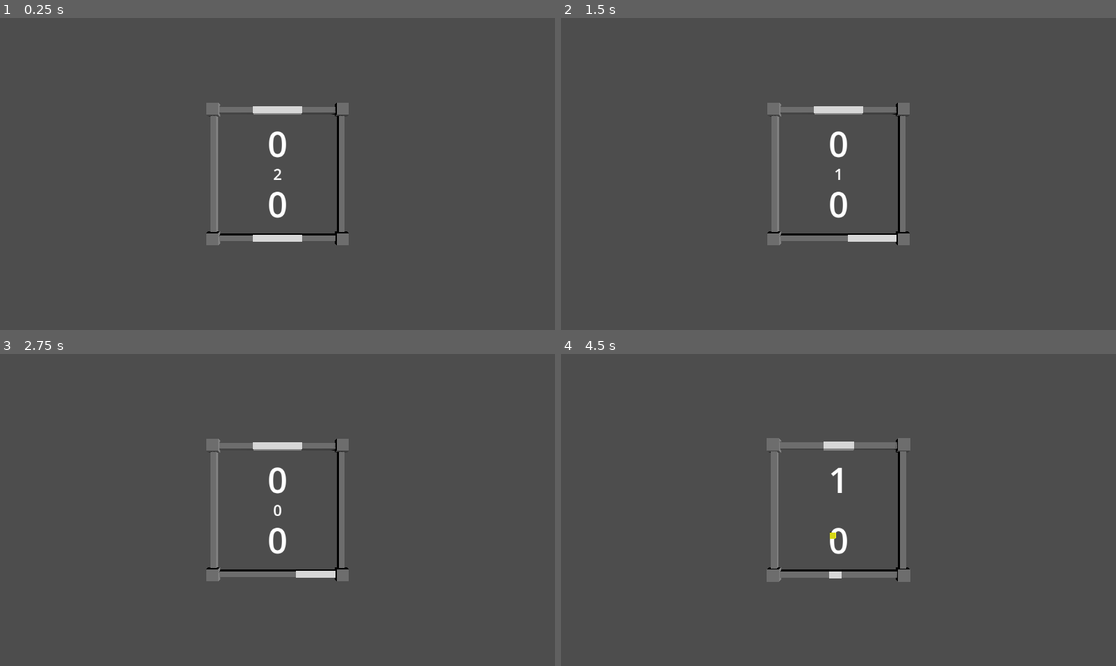
Above: before the commit, frames 1-4 (two rows, left to right).
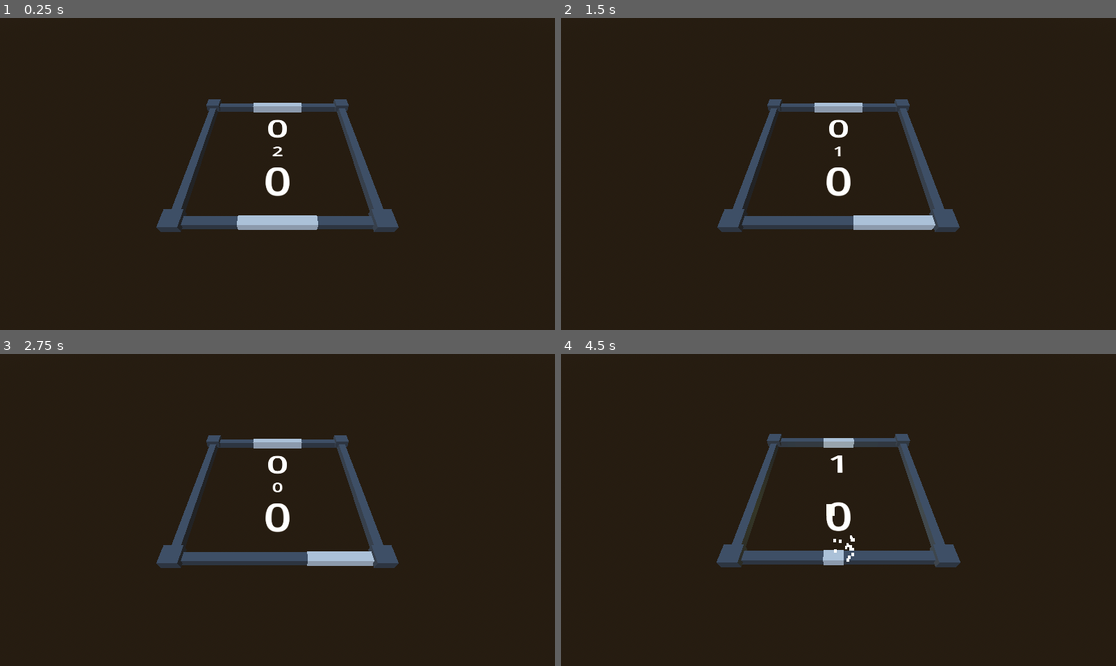
Above: after the commit, the same moments.

Repository: wangbinyq/prototypes
Game: Godot game, scene res://paddle-square/PaddleSquare.tscn
Same seed, same stepped clock (60 frames per second), same inputs: the game is played once before the commit and once after it.
Inputs:
- Up to frame 1 (0.25 s): no input
- Up to frame 2 (1.5 s): tap Enter at 0.5 s; hold Right (ui_right) 0.53-1.28 s; hold Left (ui_left) from 1.28 s (still down)
- Up to frame 3 (2.75 s): release Left (ui_left) at 2.03 s; hold Right (ui_right) from 2.03 s (still down)
- Up to frame 4 (4.5 s): tap Space at 3.5 s; release Right (ui_right) at 3.53 s; hold Left (ui_left) from 3.53 s (still down)

The runs differ from the first frame. In frame 1, 100% of the frame differs, in the area x 0-100%, y 0-100%; in frame 2, 100%; in frame 3, 100%; in frame 4, 100%.

Commit message:
feat(paddle-square): add bounce particle effects and lighting to ball

Diff:
--- a/paddle-square/PaddleSquare.tscn
+++ b/paddle-square/PaddleSquare.tscn
@@ -1,12 +1,69 @@
-[gd_scene load_steps=6 format=3 uid="uid://br4d3b1ls0oab"]
+[gd_scene load_steps=19 format=3 uid="uid://br4d3b1ls0oab"]
 
 [ext_resource type="PackedScene" uid="uid://du0aoxpxyms7g" path="res://paddle-square/paddle.tscn" id="1_5ebhm"]
 [ext_resource type="Script" uid="uid://dhu75hx4238ge" path="res://paddle-square/PaddleGame.gd" id="1_vsrrr"]
-[ext_resource type="PackedScene" uid="uid://bt15cm6o3d4ca" path="res://paddle-square/ball.tscn" id="2_j8bx3"]
 [ext_resource type="Script" uid="uid://cdbba57331gle" path="res://paddle-square/lively_camera.gd" id="2_mgiss"]
+[ext_resource type="Script" uid="uid://dgu67686ntv18" path="res://paddle-square/ball.gd" id="3_vsrrr"]
+[ext_resource type="Shader" uid="uid://bhv14oygvdg33" path="res://paddle-square/bounce-particles.tres" id="5_0diqx"]
+
+[sub_resource type="ProceduralSkyMaterial" id="ProceduralSkyMaterial_mgiss"]
+sky_horizon_color = Color(0.662243, 0.671743, 0.686743, 1)
+ground_horizon_color = Color(0.662243, 0.671743, 0.686743, 1)
+
+[sub_resource type="Sky" id="Sky_0diqx"]
+sky_material = SubResource("ProceduralSkyMaterial_mgiss")
+
+[sub_resource type="Environment" id="Environment_or8g8"]
+background_mode = 2
+sky = SubResource("Sky_0diqx")
+tonemap_mode = 3
+glow_enabled = true
+glow_blend_mode = 1
+glow_hdr_threshold = 2.5
+glow_hdr_scale = 4.0
 
 [sub_resource type="StandardMaterial3D" id="StandardMaterial3D_5x6pi"]
 albedo_color = Color(0.501961, 0.501961, 0.501961, 1)
+
+[sub_resource type="StandardMaterial3D" id="StandardMaterial3D_5ebhm"]
+shading_mode = 0
+albedo_color = Color(2, 2, 0, 1)
+
+[sub_resource type="BoxMesh" id="BoxMesh_j8bx3"]
+material = SubResource("StandardMaterial3D_5ebhm")
+
+[sub_resource type="Gradient" id="Gradient_mgiss"]
+offsets = PackedFloat32Array(0, 0.106383, 1)
+colors = PackedColorArray(1, 1, 0, 0, 1, 0.894, 0, 1, 1, 0, 0, 0)
+
+[sub_resource type="GradientTexture1D" id="GradientTexture1D_0diqx"]
+gradient = SubResource("Gradient_mgiss")
+
+[sub_resource type="Curve" id="Curve_mgiss"]
+_data = [Vector2(0, 1), 0.0, 0.0, 0, 0, Vector2(1, 0), 0.0, 0.0, 0, 0]
+point_count = 2
+
+[sub_resource type="CurveTexture" id="CurveTexture_0diqx"]
+curve = SubResource("Curve_mgiss")
+
+[sub_resource type="ParticleProcessMaterial" id="ParticleProcessMaterial_or8g8"]
+emission_shape = 3
+emission_box_extents = Vector3(1, 1, 1)
+initial_velocity_min = 2.0
+initial_velocity_max = 4.0
+gravity = Vector3(0, 0, 0)
+scale_min = 0.5
+scale_max = 0.5
+scale_curve = SubResource("CurveTexture_0diqx")
+color_ramp = SubResource("GradientTexture1D_0diqx")
+
+[sub_resource type="ShaderMaterial" id="ShaderMaterial_0diqx"]
+render_priority = 0
+shader = ExtResource("5_0diqx")
+shader_parameter/Intensity = 10.0
+
+[sub_resource type="BoxMesh" id="BoxMesh_or8g8"]
+material = SubResource("ShaderMaterial_0diqx")
 
 [node name="PaddleSquare" type="Node3D" node_paths=PackedStringArray("ball", "top_paddle", "bottom_paddle", "countdown_text", "lively_camera")]
 script = ExtResource("1_vsrrr")
@@ -16,8 +73,12 @@
 countdown_text = NodePath("Countdown")
 lively_camera = NodePath("Camera3D")
 
+[node name="WorldEnvironment" type="WorldEnvironment" parent="."]
+environment = SubResource("Environment_or8g8")
+
 [node name="DirectionalLight3D" type="DirectionalLight3D" parent="."]
 transform = Transform3D(0.149535, -0.661607, 0.734789, 0, 0.743145, 0.669131, -0.988756, -0.100059, 0.111126, 0, 0, 0)
+visible = false
 shadow_enabled = true
 
 [node name="CSGCombiner3D" type="CSGCombiner3D" parent="."]
@@ -56,7 +117,7 @@
 size = Vector3(2, 1, 2)
 
 [node name="Camera3D" type="Camera3D" parent="."]
-transform = Transform3D(1, 0, 0, 0, -4.37114e-08, 1, 0, -1, -4.37114e-08, 0, 33.686, 0)
+transform = Transform3D(1, 0, 0, 0, 0.642788, 0.766044, 0, -0.766044, 0.642788, 0, 19, 20)
 script = ExtResource("2_mgiss")
 
 [node name="TopPaddle" parent="." node_paths=PackedStringArray("score_text") instance=ExtResource("1_5ebhm")]
@@ -71,7 +132,16 @@
 max_extents = 1.0
 score_text = NodePath("../BottomScore")
 
-[node name="Ball" parent="." instance=ExtResource("2_j8bx3")]
+[node name="Ball" type="MeshInstance3D" parent="." node_paths=PackedStringArray("bounce_particle")]
+mesh = SubResource("BoxMesh_j8bx3")
+script = ExtResource("3_vsrrr")
+bounce_particle = NodePath("../Bounce Particle")
+
+[node name="OmniLight3D" type="OmniLight3D" parent="Ball"]
+light_color = Color(1, 1, 0, 1)
+light_energy = 5.0
+omni_range = 100.0
+omni_attenuation = 2.0
 
 [node name="TopScore" type="Label3D" parent="."]
 transform = Transform3D(1, 0, 0, 0, -4.37114e-08, 1, 0, -1, -4.37114e-08, 0, 0, -5)
@@ -92,3 +162,10 @@
 pixel_size = 0.08
 text = "GET READY"
 outline_size = 0
+
+[node name="Bounce Particle" type="GPUParticles3D" parent="."]
+emitting = false
+one_shot = true
+explosiveness = 1.0
+process_material = SubResource("ParticleProcessMaterial_or8g8")
+draw_pass_1 = SubResource("BoxMesh_or8g8")
--- a/paddle-square/ball.gd
+++ b/paddle-square/ball.gd
@@ -6,6 +6,8 @@
 @export_range(0, 100) var start_x_speed := 8.0
 @export_range(0, 100) var constant_y_speed := 10.0
 @export_range(0, 100) var extents := 0.5
+@export var bounce_particle: GPUParticles3D
+@export var bounce_particle_emission := 20
 
 var pos: Vector2
 var velocity: Vector2
@@ -20,12 +22,16 @@
     pos += velocity * delta
 
 func bounce_x(boundary: float):
+    var duration = (pos.x - boundary) / (velocity.x)
     pos.x = 2 * boundary - pos.x
     velocity.x = - velocity.x
+    emit_bounce_particle(boundary, pos.y - velocity.y * duration, 90 if boundary < 0 else 270)
 
 func bounce_y(boundary: float):
+    var duration = (pos.y - boundary) / (velocity.y)
     pos.y = 2 * boundary - pos.y
     velocity.y = - velocity.y
+    emit_bounce_particle(pos.x - velocity.x * duration, boundary, 0 if boundary < 0 else 180)
 
 func start_new_game():
     pos = Vector2(0, 0)
@@ -41,3 +47,9 @@
 func set_x_position_and_speed(start: float, speed_factor: float, delta: float):
     velocity.x = speed_factor * max_x_speed
     pos.x = start + velocity.x * delta
+
+func emit_bounce_particle(x: float, y: float, r: float):
+    bounce_particle.position = Vector3(x, 0, -y)
+    bounce_particle.rotation = Vector3(0, 0, r)
+    bounce_particle.amount = bounce_particle_emission
+    bounce_particle.restart()
--- a/paddle-square/ball.tscn
+++ b/paddle-square/ball.tscn
@@ -1,9 +1,10 @@
-[gd_scene load_steps=4 format=3 uid="uid://bt15cm6o3d4ca"]
+[gd_scene load_steps=4 format=3 uid="uid://cy4arycwqh8wq"]
 
 [ext_resource type="Script" uid="uid://dgu67686ntv18" path="res://paddle-square/ball.gd" id="1_hd5hd"]
 
 [sub_resource type="StandardMaterial3D" id="StandardMaterial3D_5ebhm"]
-albedo_color = Color(1, 1, 0, 1)
+shading_mode = 0
+albedo_color = Color(2, 2, 0, 1)
 
 [sub_resource type="BoxMesh" id="BoxMesh_j8bx3"]
 material = SubResource("StandardMaterial3D_5ebhm")
--- /dev/null
+++ b/paddle-square/bounce-particles.tres
@@ -0,0 +1,54 @@
+[gd_resource type="VisualShader" load_steps=4 format=3 uid="uid://bhv14oygvdg33"]
+
+[sub_resource type="VisualShaderNodeFloatParameter" id="VisualShaderNodeFloatParameter_mt5jr"]
+parameter_name = "Intensity"
+default_value_enabled = true
+default_value = 10.0
+
+[sub_resource type="VisualShaderNodeVectorOp" id="VisualShaderNodeVectorOp_5wuxw"]
+operator = 2
+
+[sub_resource type="VisualShaderNodeInput" id="VisualShaderNodeInput_mt5jr"]
+expanded_output_ports = [0]
+input_name = "color"
+
+[resource]
+code = "shader_type spatial;
+render_mode blend_mix, depth_draw_opaque, cull_back, diffuse_lambert, specular_schlick_ggx, unshaded;
+
+uniform float Intensity = 10.0;
+
+
+
+void fragment() {
+// FloatParameter:2
+	float n_out2p0 = Intensity;
+
+
+// Input:5
+	vec4 n_out5p0 = COLOR;
+	float n_out5p4 = n_out5p0.a;
+
+
+// VectorOp:4
+	vec3 n_out4p0 = vec3(n_out2p0) * vec3(n_out5p0.xyz);
+
+
+// Output:0
+	ALBEDO = n_out4p0;
+	ALPHA = n_out5p4;
+
+
+}
+"
+graph_offset = Vector2(-396.71, -20.9054)
+flags/unshaded = true
+nodes/vertex/0/position = Vector2(300, 140)
+nodes/fragment/0/position = Vector2(180, 20)
+nodes/fragment/2/node = SubResource("VisualShaderNodeFloatParameter_mt5jr")
+nodes/fragment/2/position = Vector2(-540, 140)
+nodes/fragment/4/node = SubResource("VisualShaderNodeVectorOp_5wuxw")
+nodes/fragment/4/position = Vector2(-240, 140)
+nodes/fragment/5/node = SubResource("VisualShaderNodeInput_mt5jr")
+nodes/fragment/5/position = Vector2(-540, 420)
+nodes/fragment/connections = PackedInt32Array(2, 0, 4, 0, 4, 0, 0, 0, 5, 0, 4, 1, 5, 4, 0, 1)
